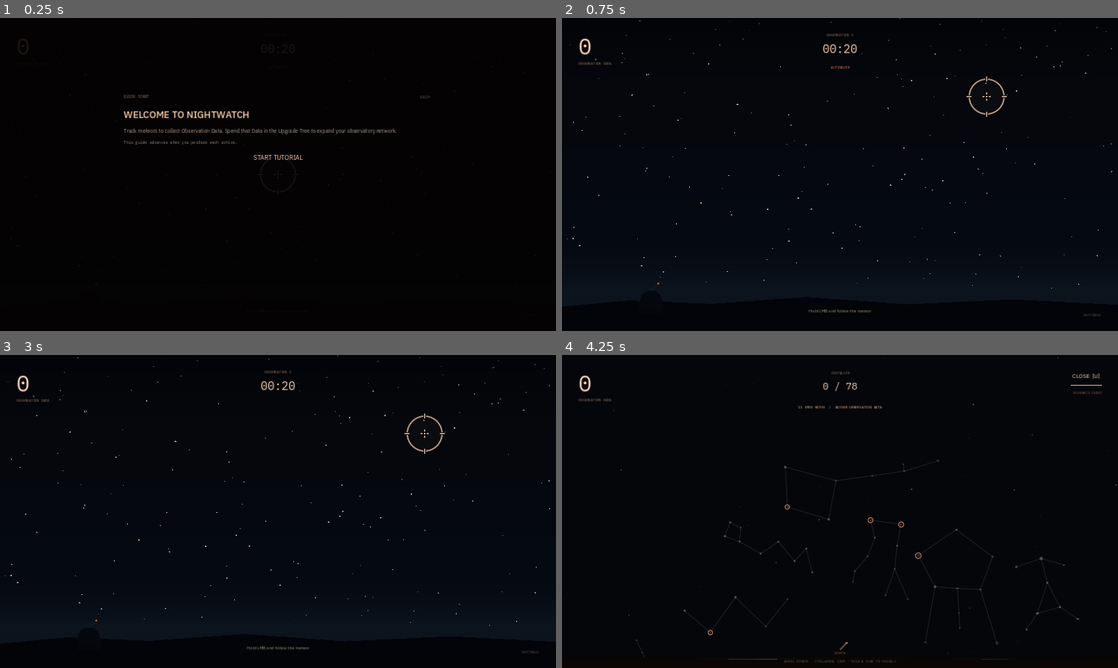
Above: before the commit, frames 1-4 (two rows, left to right).
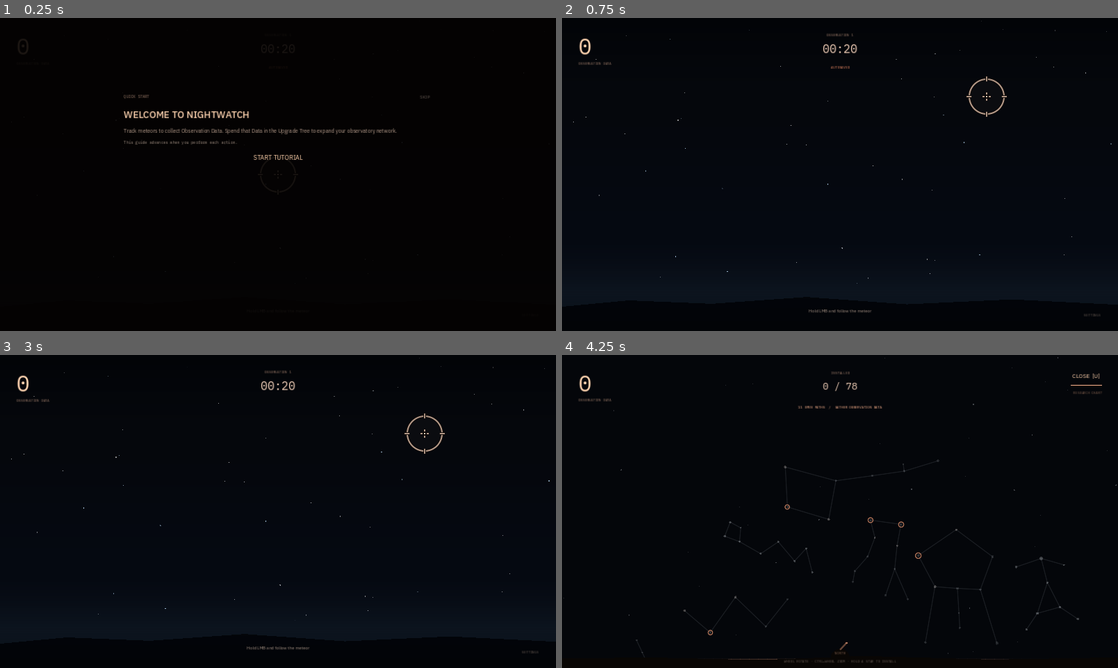
Above: after the commit, the same moments.

Repository: frotrue/nightwatch-array
Game: Godot game, scene res://scenes/main.tscn
The game is run twice, just before and just after one commit, with the same random seed, the same clock (stepped at 60 frames per second) and the same inputs.
Inputs (mouse positions are in pixels of both pictures, inside the frame that each line leads up to):
- Up to frame 1 (0.25 s): no input
- Up to frame 2 (0.75 s): click "SKIP" at 0.5 s
- Up to frame 3 (3 s): click "SETTINGS" at 1.25 s; click "REPLAY TUTORIAL" at 2 s; click "SKIP" at 2.75 s
- Up to frame 4 (4.25 s): tap Enter at 3.5 s; move the mouse to (962, 495) at 3.52 s; hold D from 3.53 s (still down); tap U at 3.6 s; click (962, 495) at 3.67 s; tap Space at 3.77 s

The runs differ from the first frame. In frame 2, 0.1% of the frame differs, in the area x 0-99%, y 0-87%; in frame 3, 0.1%; in frame 4, nothing differs.
Error in both runs: Invalid call. Nonexistent function 'get_mouse_filter_with_override' in base 'Button'. (res://scripts/observation_controller.gd:337)

Commit message:
feat: empty the sky out until a meteor is the brightest thing in it
Held next to the design capture the shipped sky measures a little over twice
its star density - 194 per megapixel against 87 - with a larger median star
and cross rays that let a background point occupy more of the frame than a
meteor's head. The gradient was already right; it was ported with the
red-light work and samples within a few RGB steps of the reference. The stars
were what made the two pictures look unlike each other.

Two layers draw them, which is why thinning one was not enough: starfield
places its field and star_twinkle adds a fixed 28 on top. Set the divisor for
the pair, drop the floor under it, and shrink the size range. The old floor of
160 was the real fault - at 1152x648 the computed count came to 155, so the
floor took over and every smaller viewport came out proportionally denser than
the reference it was drawn against.

Cut the cross rays from both layers. A star in the background must never take
up more of the frame than the object the player is trying to follow, and this
sky now carries a second verb that needs the emptiness to sweep through.

Remove the observatory dome. It was placed to establish scale and instead read
as a foreground subject in a frame whose subject is the sky above it. Its
indicator lamp was also the only warm point outside the information layer, so
the design rule that the sky and its targets keep their own colour while
instruments alone are red-lit now holds without an exception.

Measured after: 94 stars per megapixel, median 4px, largest 7px, against 87 /
4 / 9 in the reference. Smoke and the Layer 2 probe pass; no rule, economy, or
node data is touched.

Co-Authored-By: Claude Opus 5 <noreply@anthropic.com>

Diff:
--- a/scripts/star_twinkle.gd
+++ b/scripts/star_twinkle.gd
@@ -1,7 +1,7 @@
 extends Node2D
 
 const TWINKLE_FPS := 30.0
-const TWINKLE_COUNT := 28
+const TWINKLE_COUNT := 16
 
 var stars: Array[Dictionary] = []
 var time: float = 0.0
@@ -36,6 +36,6 @@
 		var alpha := clampf(pulse, 0.08, 0.86)
 		var position: Vector2 = star.p * viewport_size
 		var radius := float(star.size)
+		# Rays removed with the starfield's, for the same reason: a background
+		# star must never take up more of the frame than a meteor does.
 		draw_circle(position, radius, Color(0.76, 0.89, 1.0, alpha))
-		if pulse > 0.72:
-			draw_line(position - Vector2(radius * 2.0, 0), position + Vector2(radius * 2.0, 0), Color(0.75, 0.9, 1.0, alpha * 0.18), 0.7)
--- a/scripts/starfield.gd
+++ b/scripts/starfield.gd
@@ -25,12 +25,16 @@
 func _rebuild_stars() -> void:
 	cached_size = get_viewport_rect().size
 	stars.clear()
-	var count := maxi(160, int(cached_size.x * cached_size.y / 4800.0))
+	# Density is measured per megapixel against the design capture. The twinkle
+	# layer draws its own stars on top, so this divisor is set for the pair
+	# rather than for this layer alone, and the floor stays under it so a small
+	# viewport is not proportionally denser than the reference.
+	var count := maxi(24, int(cached_size.x * cached_size.y / 17000.0))
 	for index in range(count):
 		var normalized := Vector2(rng.randf(), pow(rng.randf(), 1.1) * 0.88)
 		stars.append({
 			"p": normalized,
-			"size": rng.randf_range(0.55, 1.75),
+			"size": rng.randf_range(0.45, 1.30),
 			"phase": rng.randf_range(0.0, TAU),
 			"speed": rng.randf_range(0.35, 1.2),
 			"blue": rng.randf_range(0.0, 1.0)
@@ -65,11 +69,14 @@
 		var star_color := Color("d9dee6").lerp(Color("ffffff"), float(star.blue))
 		star_color.a = clampf(pulse, 0.22, 1.0)
 		var radius := float(star.size)
+		# No cross rays. They were the reason a background star could occupy more
+		# pixels than a meteor's head, and the sky has to stay quieter than the
+		# thing the player is trying to see in it.
 		draw_circle(p, radius, star_color)
-		if radius > 1.35 and pulse > 0.72:
-			draw_line(p - Vector2(radius * 2.2, 0), p + Vector2(radius * 2.2, 0), Color(star_color, pulse * 0.2), 0.7)
 
-	# A quiet, low-contrast horizon and small observatory establish scale.
+	# A quiet, low-contrast horizon line, and nothing on it. The observatory that
+	# used to sit here read as a foreground object in a frame whose whole subject
+	# is the empty sky above it.
 	var horizon_y := size.y * 0.91
 	var ridge := PackedVector2Array([
 		Vector2(0, horizon_y + 8), Vector2(size.x * 0.12, horizon_y - 5),
@@ -78,8 +85,3 @@
 		Vector2(size.x, horizon_y + 4), Vector2(size.x, size.y), Vector2(0, size.y)
 	])
 	draw_colored_polygon(ridge, Color("03050A"))
-	var dome_center := Vector2(size.x * 0.16, horizon_y - 3)
-	draw_circle(dome_center, 23.0, Color("06080F"))
-	draw_rect(Rect2(dome_center.x - 25.0, dome_center.y, 50.0, 25.0), Color("06080F"))
-	draw_line(dome_center + Vector2(0, -22), dome_center + Vector2(14, -36), Color("1A1712"), 3.0)
-	draw_circle(dome_center + Vector2(15, -37), 2.0, Color("A15D3E"))
